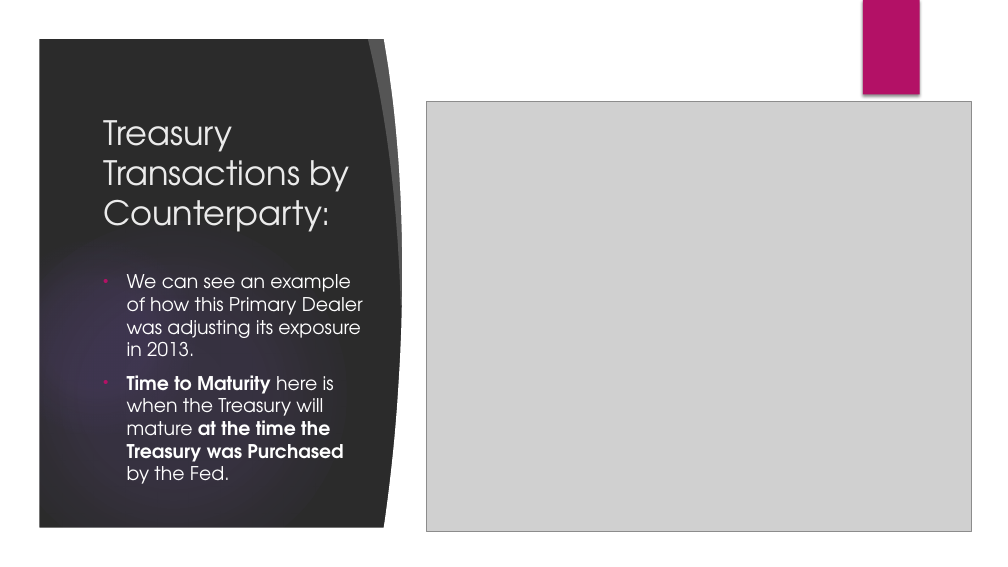
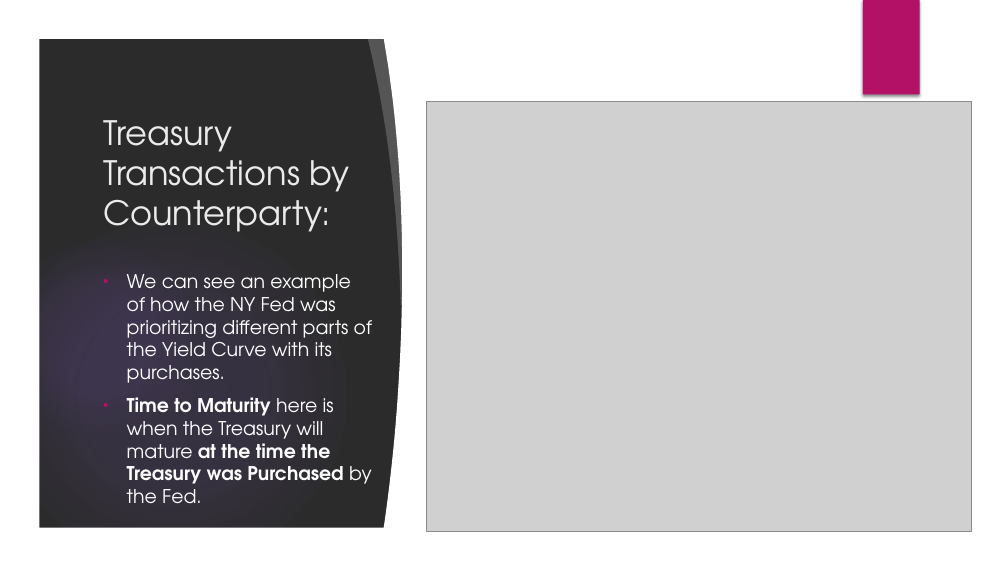
Before and after one commit to 1aaronh/treasuries_market_interest_rates, a slide deck: slide 9 of documentation/capstone_presentation_slides.pptx. Drawn at 1008x567 pixels with LibreOffice and Linux fonts; fonts in the diff are those of the drawing; grey boxes stand for pictures; background and template pictures are left out; a plain dark background stands for a picture behind light text. Boxes give left, top, right and bottom in pixels: in the first picture for what was removed or moved away, otherwise in the second. Text is boxed around its words. In the diff, an @@ line names an element or a change of style, - is before the commit and + after.

```diff
--- a/documentation/capstone_presentation_slides.pptx
+++ b/documentation/capstone_presentation_slides.pptx
@@ text at (x1=127, y1=274, x2=372, y2=383): text changed @@
-• We can see an example of how this Primary Dealer was adjusting its exposure in 2013.
+• We can see an example of how the NY Fed was prioritizing different parts of the Yield Curve with its purchases.
```
Also in this commit, not shown: 3 other slides changed.
